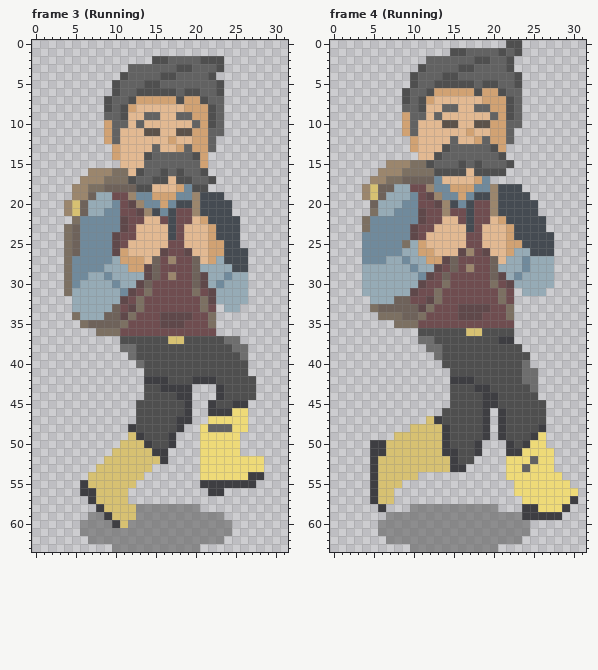
A pixel-art file gets an edit: Assets/Graphics/Characters/Main Character/Default_Main.aseprite. Above: the version before the commit.
32x64 pixels, 9 frames. Colours within 5 levels of each other are drawn and written as one. Shown: frame 3 (Running), frame 4 (Running). The commit also changed other frames, which this record leaves out.
After:
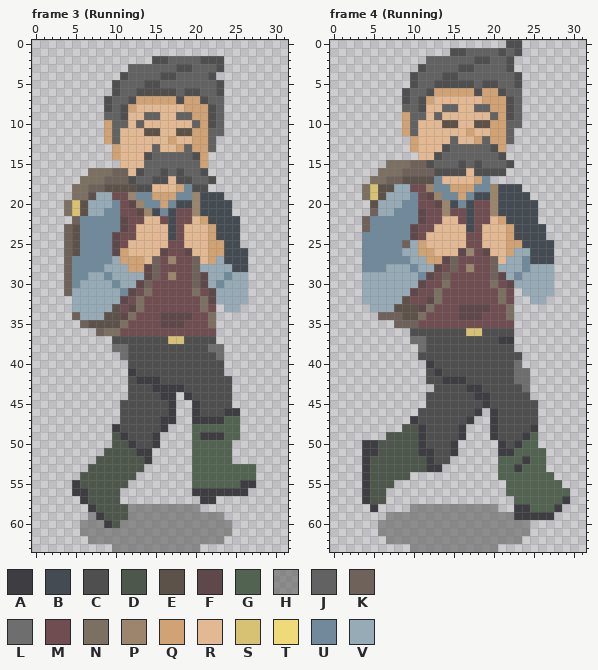
Palette (. is transparent): A #3e3e42  B #454b52  C #4f4f4f  D #4e574c  E #5c524a  F #5f484a  G #526351  H #62626299  J #626262  K #6e625a  L #6e6e6e  M #6f4d50  N #7c7062  P #9b866d  Q #d1a273  R #e2b992  S #d7c172  T #eeda78  U #708a9c  V #96abb6
The exact change:
Changed rows in their new state; - is an unchanged pixel.
Frame 3 (Running), layers "torso", "backpack", "legs":
first column x 4:
16 ---NNNKK-----------------
17 --NNNKKK-----------------
18 -NNKKEEEE----------------
19 -NNE---------------------
20 N-E----------------------
21 N-E----------------------
22 -K-----------------------
23 KE-----------------------
24 KE-----------------------
25 KE-----------------------
26 KE-----------------------
27 K------------------------
28 K------------------------
29 K------------------------
30 K------------------------
31 K------------------------
33 ------E------------------
34 -K---EE------------------
35 --KEEEE------------------
36 ----K--------------------
37 ------C------------...---
38 ------L-C---------LL...--
39 -------LC----------L...--
40 --------CC----------...--
41 --------AC----------...--
42 --------CA--C---CCC--...-
43 --------CC-A---CCCCC-...-
44 --------CC--AA.-CCCC-...-
45 -------CC----A..ACC--..--
46 -------CC----A..ACCC-A.--
47 -------CC---AA..AAAAGG.--
48 ------ACC---A..-GGGGGG.--
49 ------DACC-A..--GAAAGG---
50 ------DDACCA..--GGGGG.---
51 -----DDDDAA..---GGGGG.---
52 ----DDDDDDA..---GGGGG....
53 ---DDDDDDD.-----GGGGGGGG.
54 --DDDDDDD.------GGGGGGGG.
55 -ADDDDDD.-------GGGGGG---
56 -A-DDDD.--------AA--AAA--
57 --ADDDD.---------AA------
58 ---ADDDDH----------------
59 ----ADDDH----------------
60 -----ADH-----------------
Frame 4 (Running), layers "torso", "backpack", "legs":
first column x 4:
15 ---NNNKK-------------------
16 --NNNKKKK------------------
17 -NNKKEEEE------------------
18 N-EE-----------------------
19 N-E------------------------
20 -E-------------------------
21 -K-------------------------
22 K---------------------.----
23 K--------------------------
24 -----------------------.---
25 -----K---------------------
27 ---UU----------------BBB---
28 UUU------------------------
31 -----------------------V---
32 V---VE---------------VV----
33 -VVVEEE--------------------
34 --KKKEE--------------------
35 ----KKK--------------------
36 ------C--------------------
37 ------L-C------------------
38 -------LCC---------.-------
39 -------CCC----------.------
40 --------AC---------L.------
41 --------CAC--------L-.-----
42 --------CCA--C-----L-.-----
43 ---------CC--A-C----L.-----
44 --------CCC---A-C----.-----
45 --------CCC-----C-----.----
46 -------CCC----A.AC----.----
47 ------ACCC---A..AC----.----
48 -----DDACCC-A...AC---A.----
49 ---DDDDACCC-A...AC--AG.----
50 A-DDDDDACCCA...--ACAGG.----
51 A-DDDDDAACC-...--A-GGGG.---
52 ADDDDDDDACC...---GGGAGG.---
53 ADDDDDDDAA...----GGAGGG.---
54 ADDDDD.----------GGGGGGG.--
55 ADDD.-------------GGGGGGG.-
56 ADD.--------------GGGGGGGG.
57 ADD.---------------GGGGGGA.
58 -A.----------------A-GGGA.-
59 -------------------A----.--
Pixel boxes of the changes (left, top, right, bottom) in both pictures:
changed: (64, 168, 264, 528)
changed: (362, 160, 578, 520)
